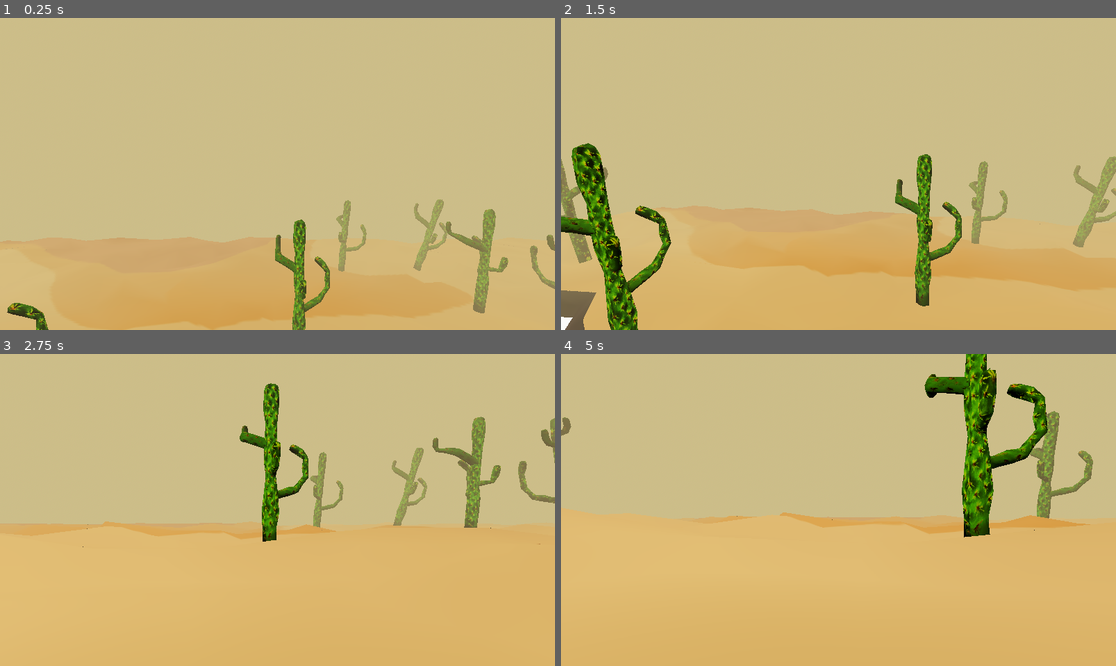
Above: before the commit, frames 1-4 (two rows, left to right).
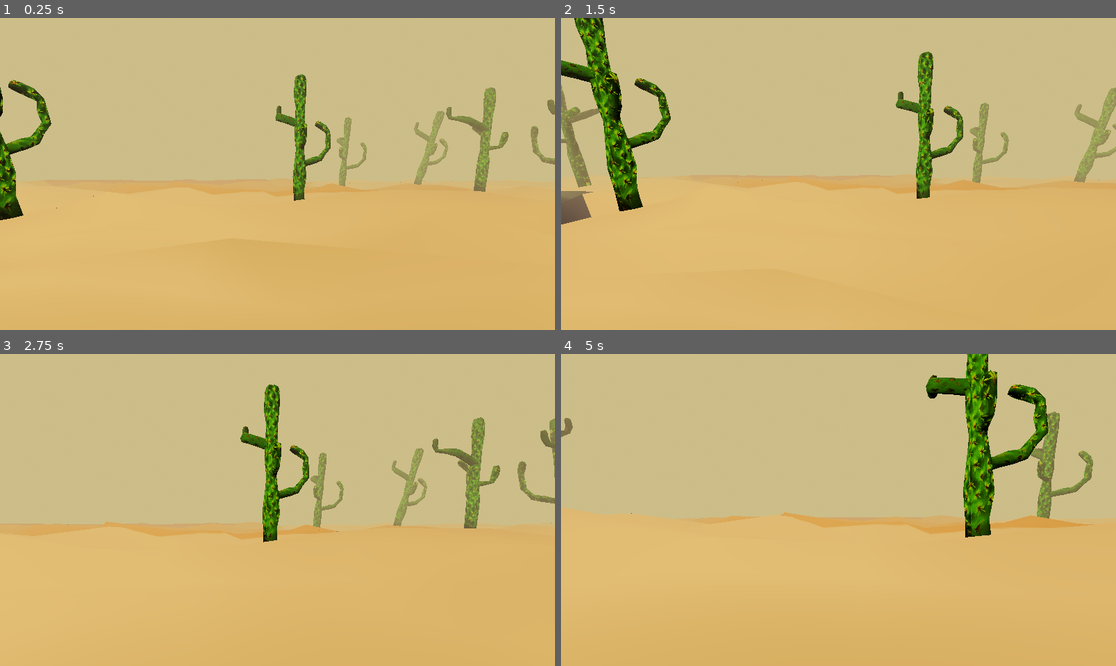
Above: after the commit, the same moments.

Repository: J-Godinez/Fishin-Game
Game: Godot game, scene res://Scenes/space.tscn
Two runs of this game, one before a commit and one after it. Both use one fixed random seed, a clock stepped at 60 frames per second and the inputs below. The engine's default icon, where the game draws it, is replaced by a stand-in: a white triangle on a blue panel in a dark square.
Inputs (mouse positions are in pixels of both pictures, inside the frame that each line leads up to):
- Up to frame 1 (0.25 s): no input
- Up to frame 2 (1.5 s): tap Enter (ui_accept) at 0.5, 0.77 s; move the mouse to (866, 174) at 0.52 s; press the mouse at (866, 174) at 0.53 s; hold W (forward) from 0.53 s (still down); tap E (e) at 0.8, 1.35 s; move the mouse to (810, 174) at 1.27 s; release the mouse at (810, 174) at 1.28 s
- Up to frame 3 (2.75 s): keep holding W (forward); tap Enter (ui_accept) at 1.52 s; click (249, 510) at 1.55 s; move the mouse to (288, 503) at 2.02 s; press the mouse at (288, 503) at 2.03 s; tap E (e) at 2.3 s
- Up to frame 4 (5 s): keep holding W (forward); move the mouse to (832, 516) at 2.77 s; release the mouse at (832, 516) at 2.78 s; tap E (e) at 2.85, 3.8, 4.35 s; tap Enter (ui_accept) at 3.02, 3.77, 4.52 s; click (832, 516) at 3.05 s; move the mouse to (877, 513) at 3.52 s; press the mouse at (877, 513) at 3.53 s; move the mouse to (794, 506) at 4.27 s; release the mouse at (794, 506) at 4.28 s; click (794, 506) at 4.55 s

The runs differ from the first frame. In frame 1, 17% of the frame differs, in the area x 0-100%, y 18-100%; in frame 2, 21%, in the area x 0-100%, y 0-100%; in frame 3, 1.4%; in frame 4, 2.4%.

Commit message:
Marked bobber top

Diff:
--- a/Scenes/bobber.tscn
+++ b/Scenes/bobber.tscn
@@ -55,6 +55,9 @@
 offset = 0.18
 rot_amp = 0.5
 
+[node name="Top" type="Marker3D" parent="."]
+transform = Transform3D(1, 0, 0, 0, 1, 0, 0, 0, 1, 0.00336901, 0.129728, 4.47035e-08)
+
 [node name="Bobber" type="MeshInstance3D" parent="."]
 mesh = SubResource("ArrayMesh_c26io")
 skeleton = NodePath("")
--- a/Scenes/space.tscn
+++ b/Scenes/space.tscn
@@ -129,7 +129,7 @@
 [node name="ground" parent="." instance=ExtResource("2_2fo43")]
 
 [node name="Player" parent="." instance=ExtResource("3_wnfdr")]
-transform = Transform3D(1, 0, 0, 0, 1, 0, 0, 0, 1, 0.0701771, 27.6503, -0.0431042)
+transform = Transform3D(1, 0, 0, 0, 1, 0, 0, 0, 1, -0.0404, 3.15089, -0.0431042)
 SPEED = 5.0
 max_sprint = 3.0
 
--- a/Scripts/player.gd
+++ b/Scripts/player.gd
@@ -15,6 +15,7 @@
 @export var cast_strength:float = 10
 var casting_time_bucket:float
 var bobber:Bobber
+var bobber_top:Marker3D
 var line_to_bobber:Sprite3D
 
 @export_category("🏃‍♀️ Movement 🏃‍♀️")
@@ -25,6 +26,8 @@
 @export var max_sprint = 3.0
 var sprint = 1.0
 @export var mouse_sensitivity:float
+
+signal good_cast
 
 enum State{
 	NULL, WALKING, CASTING, FISHING, INVENTORY
@@ -97,11 +100,11 @@
 	if bobber:
 		#print(tip.global_position, bobber.global_position)
 		if !line_to_bobber:
-			line_to_bobber = create_line_sprite(bobber.global_position, tip.global_position)
+			line_to_bobber = create_line_sprite(bobber_top.global_position, tip.global_position)
 			tip.add_child(line_to_bobber)
 		line_to_bobber.global_position = tip.global_position
-		line_to_bobber.look_at(bobber.global_position)
-		line_to_bobber.scale.z = (bobber.global_position-tip.global_position).length() * 100
+		line_to_bobber.look_at(bobber_top.global_position)
+		line_to_bobber.scale.z = (bobber_top.global_position-tip.global_position).length() * 100
 	if !bobber and line_to_bobber:
 		line_to_bobber.queue_free()
 
@@ -131,6 +134,10 @@
 		if bobber:
 			bobber.queue_free()
 		bobber = BOBBER.instantiate()
+		for child in bobber.get_children():
+			if child is Marker3D:
+				# print(child)
+				bobber_top = child
 		bobber.linear_velocity = cast_vector * cast_strength
 		# enable collision signals
 		bobber.set_contact_monitor(true)
@@ -165,3 +172,6 @@
 	line.position = from
 	line.look_at_from_position(from,to)
 	return line
+
+func _on_good_cast():
+	pass
